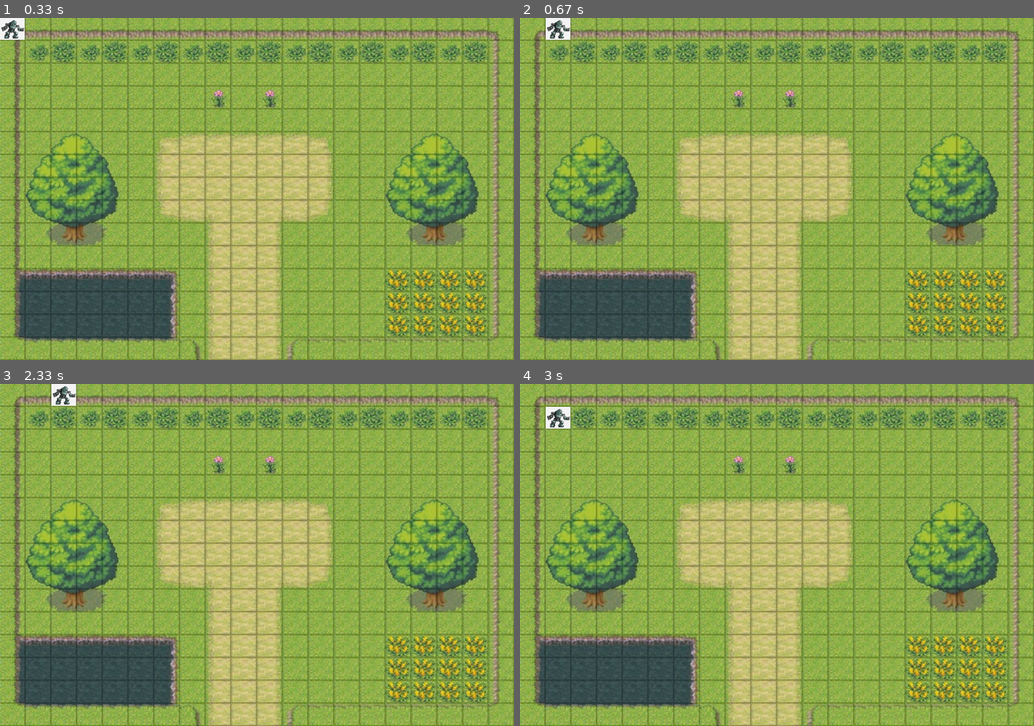
Above: before the commit, frames 1-4 (two rows, left to right).
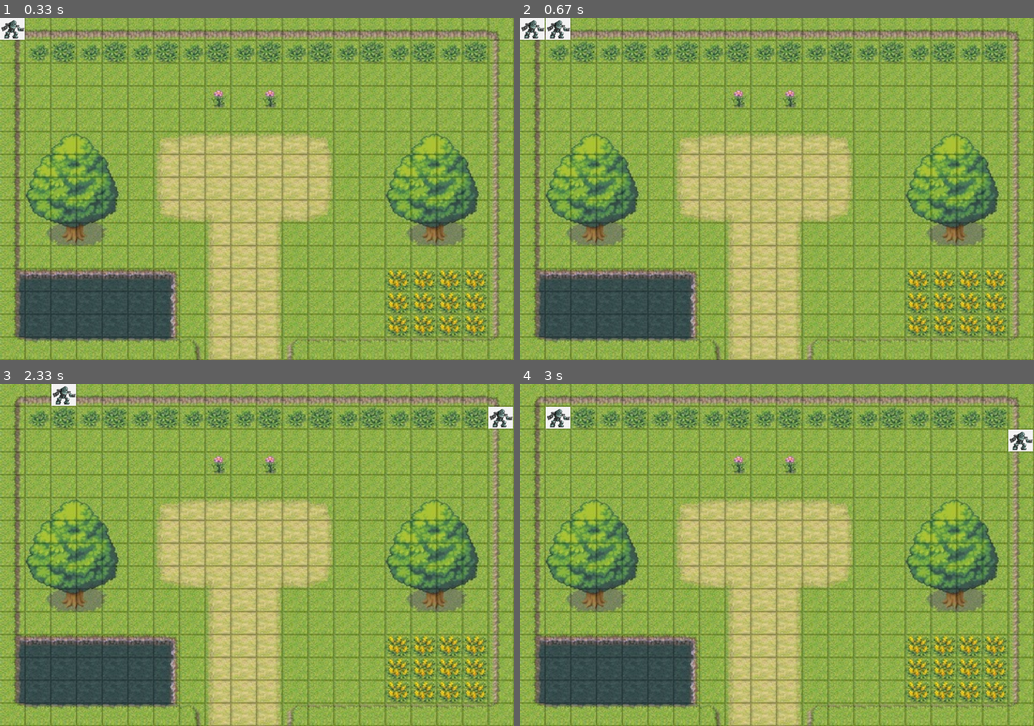
Above: after the commit, the same moments.

Repository: theofow/projet_hackaton
Game: pygame game, started from main.py
Two runs of this game, one before a commit and one after it. Both use one fixed random seed, a clock stepped at 60 frames per second and the inputs below.
Inputs:
- Up to frame 1 (0.33 s): no input
- Up to frame 2 (0.67 s): hold Right from 0.33 s (still down)
- Up to frame 3 (2.33 s): release Right at 0.8 s; hold Up 0.83-1.13 s; hold Right 1.17-1.63 s; hold D 1.17-1.63 s; hold Q from 2.23 s (still down); hold Down from 2.23 s (still down); hold S from 2.23 s (still down)
- Up to frame 4 (3 s): release Q at 2.53 s; release Down at 2.53 s; release S at 2.53 s; hold Down 2.57-2.87 s; hold S 2.57-2.87 s; hold Left from 2.9 s (still down)

Frame 1 is identical in both runs. In frame 2, 0.3% of the frame differs, in the area x 0-5%, y 0-7%; in frame 3, 0.3%; in frame 4, 0.3%.

Commit message:
ajout du deuxième robot

Diff:
--- a/class_lib.py
+++ b/class_lib.py
@@ -38,13 +38,14 @@
         self.Y = self.Y+ay
         self.XY = (self.X,self.Y)
 
-    def reset_pos(self):
-        self.x = 0
-        self.y = 0
+    def set_pos(self,bx,by):
+        self.X = bx
+        self.Y = by
+        self.x = self.X*54
+        self.y = self.Y*48
 
     def random_pos(self):
-        self.x = randint(0,20)
-        self.y = randint(0,15)
+        self.set_pos(randint(0,19),randint(0,14))
 
 # Battery définit la batterie des robots et diminue avec les déplacement.
 
--- a/main.py
+++ b/main.py
@@ -15,6 +15,9 @@
 
 
 robot1 = Robot()
+robot2 = Robot()
+
+robot2.position.set_pos(19,0)
 
 print(robot1.position)
 running = True
@@ -24,6 +27,8 @@
 
     screen.blit(background, (0, 0))
 
+
+    screen.blit(robot2.image, robot2.position.xy)
 
     screen.blit(robot1.image, robot1.position.xy)
 
@@ -46,7 +51,15 @@
         # DEPLACEMENT DU ROBOT
 
         elif event.type == pygame.KEYDOWN:
-            if event.key == pygame.K_RIGHT:
+            if event.key == pygame.K_d:
+                robot2.position.deplace(1,0)
+            elif event.key == pygame.K_q:
+                robot2.position.deplace(-1,0)
+            elif event.key == pygame.K_s:
+                robot2.position.deplace(0,1)
+            elif event.key == pygame.K_z:
+                robot2.position.deplace(0,-1)
+            elif event.key == pygame.K_RIGHT:
                 robot1.position.deplace(1,0)
             elif event.key == pygame.K_LEFT:
                 robot1.position.deplace(-1,0)
